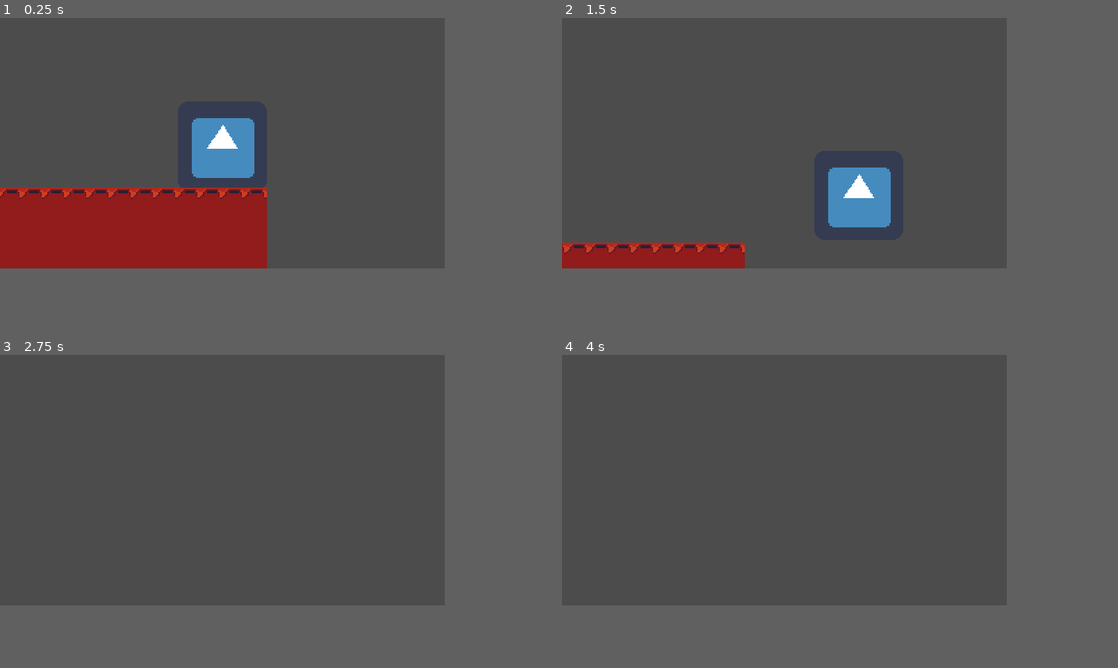
Above: before the commit, frames 1-4 (two rows, left to right).
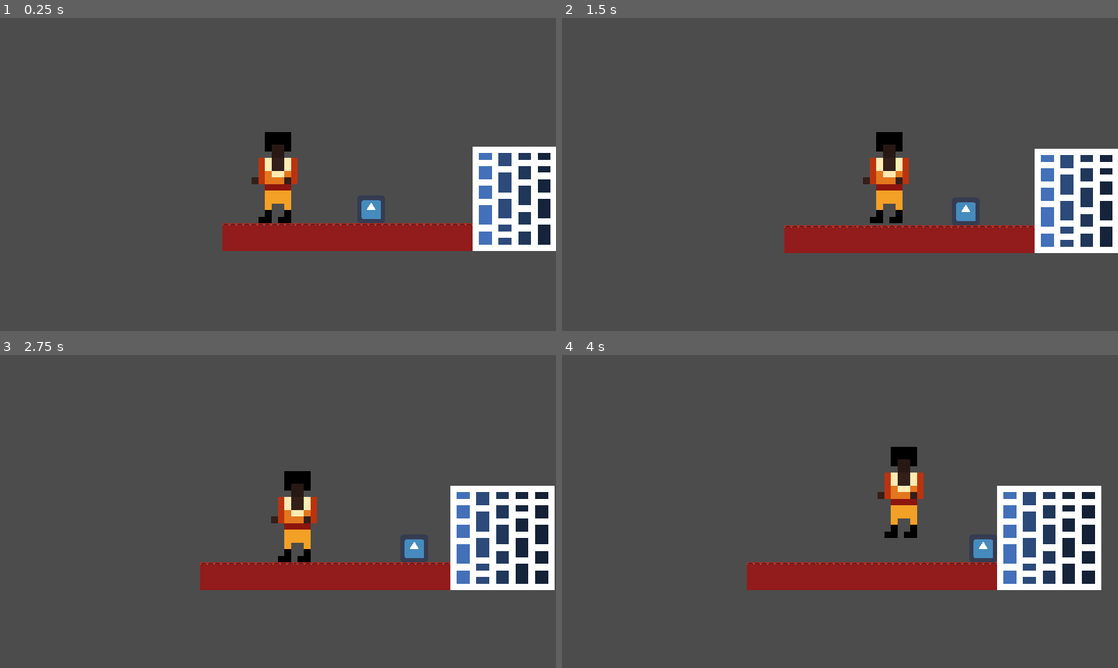
Above: after the commit, the same moments.

Repository: Pikmin4please/Supreme-Disco
Game: Godot game, scene res://World.tscn
Two runs of this game, one before a commit and one after it. Both use one fixed random seed, a clock stepped at 60 frames per second and the inputs below. The engine's default icon, where the game draws it, is replaced by a stand-in: a white triangle on a blue panel in a dark square.
Inputs:
- Up to frame 1 (0.25 s): no input
- Up to frame 2 (1.5 s): hold Right (ui_right) from 0.53 s (still down); tap Up (ui_up) at 0.77 s
- Up to frame 3 (2.75 s): tap Up (ui_up) at 1.52 s; release Right (ui_right) at 2.03 s; hold Left (ui_left) from 2.03 s (still down)
- Up to frame 4 (4 s): release Left (ui_left) at 2.78 s; hold Right (ui_right) from 2.78 s (still down); tap Up (ui_up) at 3.02, 3.77 s
In our replay, the window is 640x360 before the commit and 800x450 after it. These sizes can differ from the game's own. Grey fills any space a smaller window leaves; there, only what the larger window draws over its background counts as a difference.

The runs differ from the first frame. In frame 1, 24% of the frame differs, in the area x 0-100%, y 32-80%; in frame 2, 15%; in frame 3, 12%; in frame 4, 12%.
Error before the commit: Parse Error: Unexpected token: Identifier:CollisionObject2D (res://Enemy/Enemy.gd:19)

Commit message:
Enemy behavior test 1

Diff:
--- a/Enemy/Enemy.gd
+++ b/Enemy/Enemy.gd
@@ -4,9 +4,17 @@
 export (float) var FRICTION = 0.2
 export (float) var acceleration = 0.8
 
-var velocity = Vector2.ZERO
 
+#onready var WallLeft = $WallLeft;
+
+var velocity = Vector2.ZERO;
 var dir = true;
+
+
+func _ready():
+	velocity = Vector2(1,0);
+
+
 
 
 # This function is to be called when the enemy reaches one of its boundaries and is required to change direction of moving.
@@ -14,6 +22,15 @@
 	dir = !dir;
 
 func _physics_process(delta):
-	velocity.x = lerp(velocity.x, MAX_SPEED,acceleration);
+	print(-1)
+	var collision = move_and_collide(velocity,true,false);
+	print(0)
+	if (collision):
+		print(1)
+		var collider = collision.get_collider();
+		var collider_type = collider.collision_mask;
+		print(collider_type)
+		if(collider_type==28):
+			ChangeDir();
 
-CollisionObject2D.signal
+	#velocity.x = lerp(velocity.x, MAX_SPEED,acceleration);
--- a/Player/Player.tscn
+++ b/Player/Player.tscn
@@ -1,10 +1,10 @@
 [gd_scene load_steps=4 format=2]
 
 [ext_resource path="res://Player/Player.gd" type="Script" id=1]
-[ext_resource path="res://icon.png" type="Texture" id=2]
+[ext_resource path="res://Player/Player.png" type="Texture" id=2]
 
 [sub_resource type="RectangleShape2D" id=1]
-extents = Vector2( 28.4097, 29.7533 )
+extents = Vector2( 64, 120 )
 
 [node name="Player" type="KinematicBody2D"]
 collision_layer = 4
--- /dev/null
+++ b/Wall/Wall.tscn
@@ -0,0 +1,18 @@
+[gd_scene load_steps=3 format=2]
+
+[ext_resource path="res://Wall/Wall.png" type="Texture" id=1]
+
+[sub_resource type="RectangleShape2D" id=1]
+extents = Vector2( 120, 120 )
+
+[node name="test_floor" type="StaticBody2D"]
+collision_mask = 28
+__meta__ = {
+"_edit_group_": true
+}
+
+[node name="Sprite" type="Sprite" parent="."]
+texture = ExtResource( 1 )
+
+[node name="CollisionShape2D" type="CollisionShape2D" parent="."]
+shape = SubResource( 1 )
--- a/World.tscn
+++ b/World.tscn
@@ -1,13 +1,14 @@
-[gd_scene load_steps=4 format=2]
+[gd_scene load_steps=5 format=2]
 
 [ext_resource path="res://Player/Player.tscn" type="PackedScene" id=1]
 [ext_resource path="res://Testing Floor/test_floor.tscn" type="PackedScene" id=2]
 [ext_resource path="res://Enemy/enemy.tscn" type="PackedScene" id=3]
+[ext_resource path="res://Wall/Wall.tscn" type="PackedScene" id=4]
 
 [node name="World" type="Node"]
 
 [node name="Player" parent="." instance=ExtResource( 1 )]
-position = Vector2( 536, 96 )
+position = Vector2( 120, 16 )
 
 [node name="RemoteTransform2D" parent="Player" index="2"]
 remote_path = NodePath("../../Camera")
@@ -27,9 +28,6 @@
 [node name="test_floor5" parent="." instance=ExtResource( 2 )]
 position = Vector2( 120, 160 )
 
-[node name="test_floor6" parent="." instance=ExtResource( 2 )]
-position = Vector2( 24, 96 )
-
 [node name="test_floor7" parent="." instance=ExtResource( 2 )]
 position = Vector2( 536, 160 )
 
@@ -46,7 +44,7 @@
 position = Vector2( 280, 160 )
 
 [node name="Camera" type="Camera2D" parent="."]
-position = Vector2( 536, 96 )
+position = Vector2( 120, 16 )
 current = true
 limit_smoothed = true
 drag_margin_h_enabled = true
@@ -54,6 +52,9 @@
 smoothing_enabled = true
 
 [node name="Enemy" parent="." instance=ExtResource( 3 )]
-position = Vector2( 112, 96 )
+position = Vector2( 320, 96 )
+
+[node name="test_floor6" parent="." instance=ExtResource( 4 )]
+position = Vector2( 688, 72 )
 
 [editable path="Player"]
--- a/project.godot
+++ b/project.godot
@@ -21,8 +21,10 @@
 
 [display]
 
-window/size/width=320
-window/size/height=180
+window/size/width=1280
+window/size/height=720
+window/size/test_width=1920
+window/size/test_height=1080
 window/stretch/mode="2d"
 window/stretch/aspect="keep"
 
Binary file added: Player/Player.png
Not shown, added: Player/Player.png.import
Binary file added: Wall/Wall.png
Not shown, added: Wall/Wall.png.import
